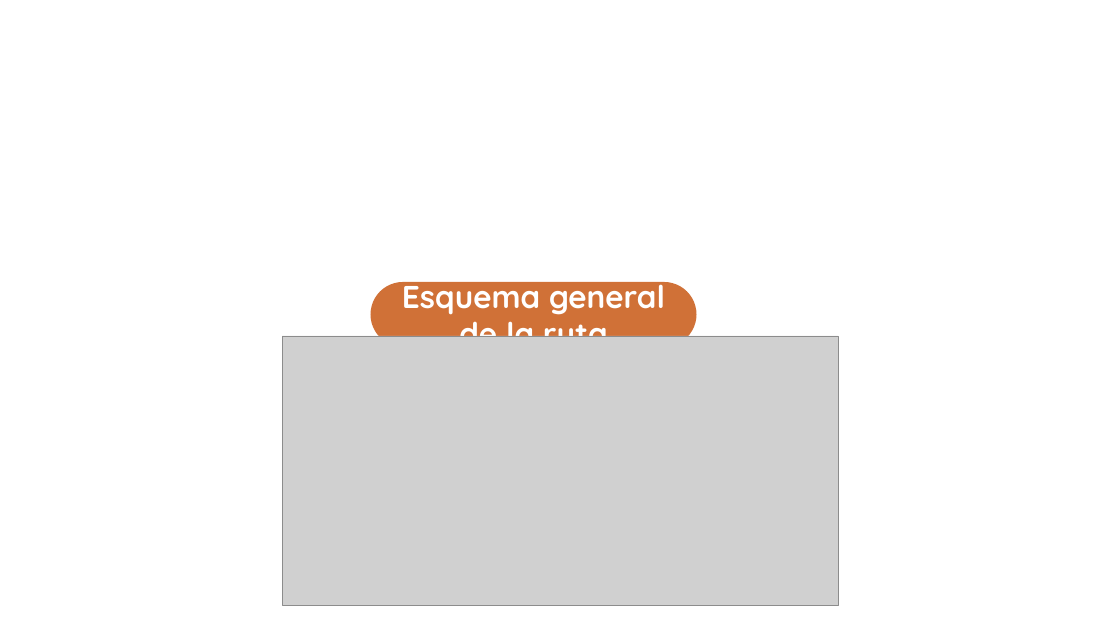
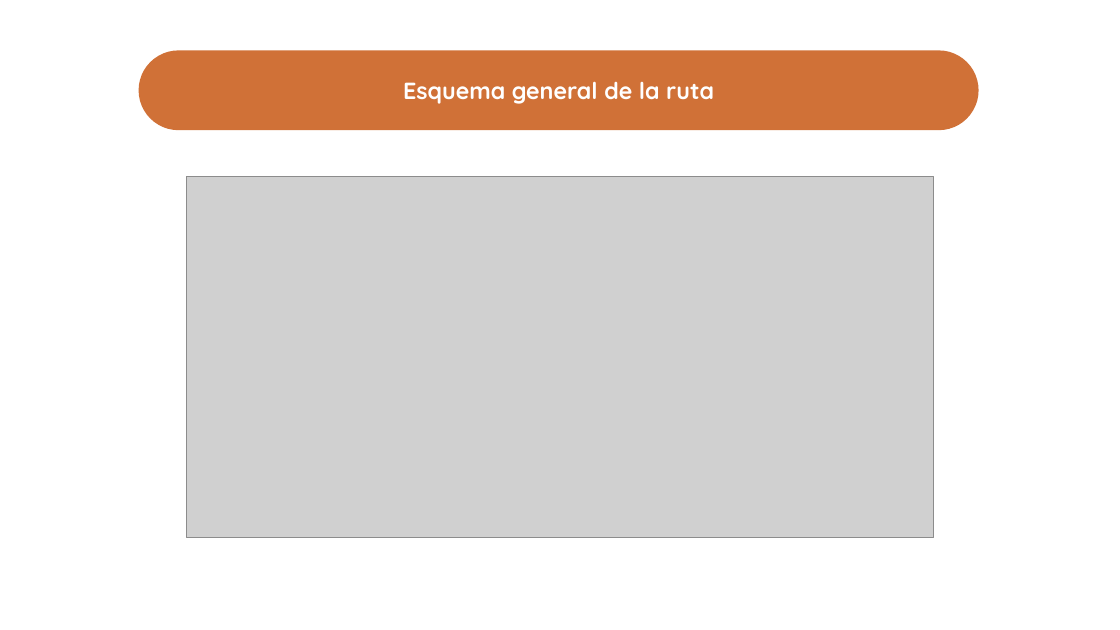
Before and after one commit to ronaldojavier100-oss/case, a slide deck: slide 7 of Ruta-Emprendimiento-CIE.pptx. Drawn at 1120x630 pixels with LibreOffice and Linux fonts; fonts in the diff are those of the drawing; grey boxes stand for pictures; background and template pictures are left out. Boxes give left, top, right and bottom in pixels: in the first picture for what was removed or moved away, otherwise in the second. Text is boxed around its words. In the diff, an @@ line names an element or a change of style, - is before the commit and + after.

```diff
--- a/Ruta-Emprendimiento-CIE.pptx
+++ b/Ruta-Emprendimiento-CIE.pptx
@@ rounded rectangle "Esquema general de la ruta": place and size @@
-rounded rectangle "Esquema general de la ruta" at (370,282,696,347)
+rounded rectangle "Esquema general de la ruta" at (139,50,978,130)
@@ rounded rectangle "Esquema general de la ruta" at (139,50,978,130): size 54 to 40 pt @@
@@ picture: place and size @@
-picture at (282,336,838,605)
+picture at (186,176,933,538)
```
Also in this commit, not shown: 14 other slides changed.
